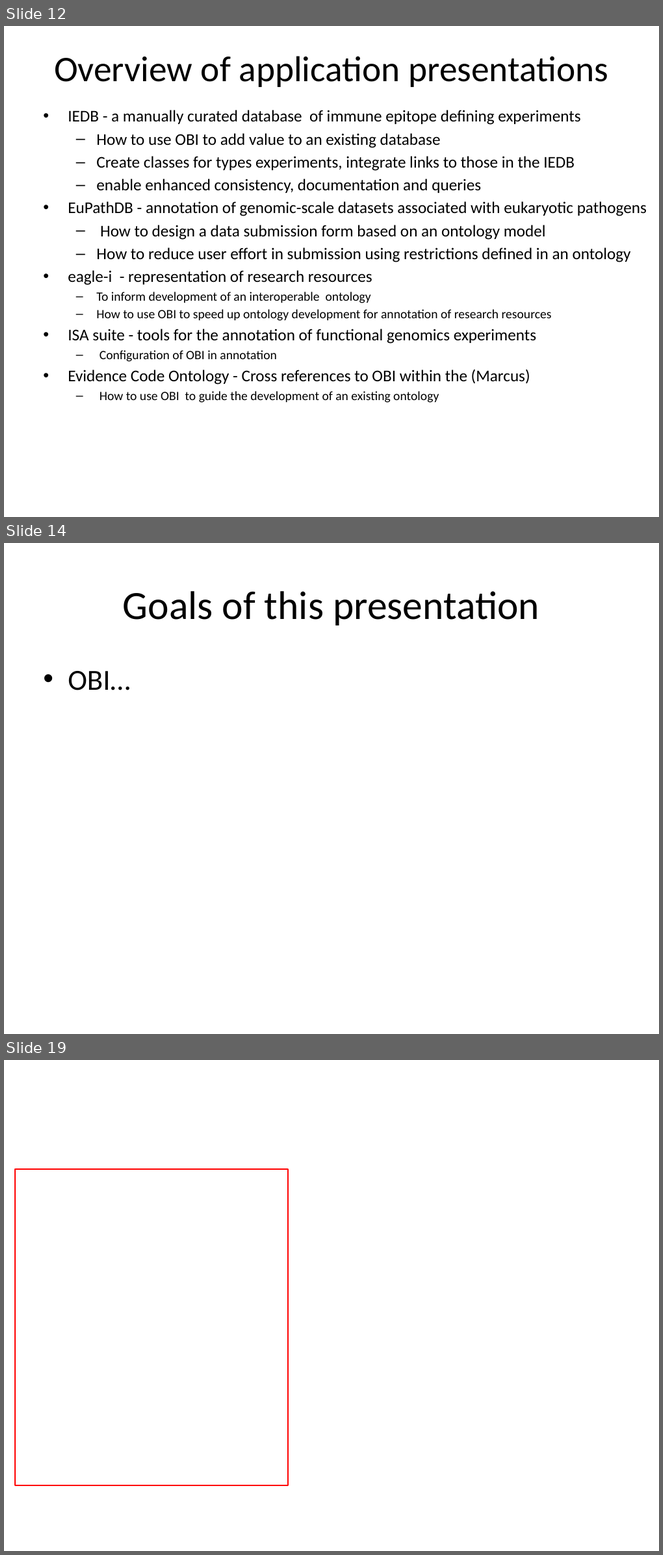
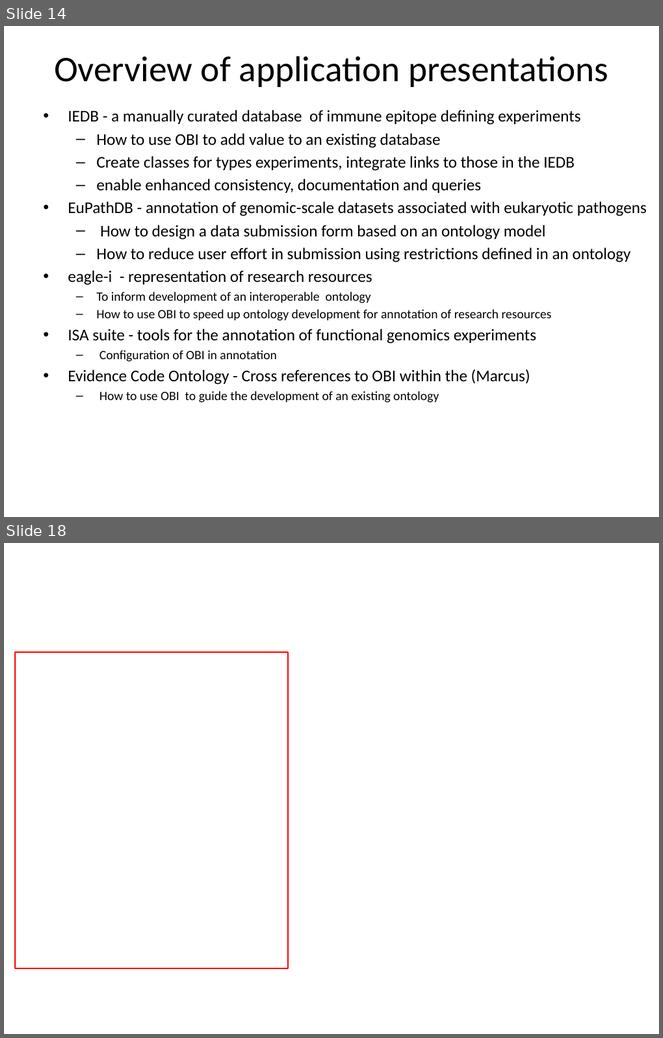
Before and after one commit to obi-ontology/obi-legacy-svn, a slide deck: trunk/docs/presentations/OBI tutorial July 2011 ICBO/OBI overview and IEDB.pptx. Shown one above the other, each under a label of ours: slides 12, 14 and 19 before the commit, slides 14 and 18 after it; the slides between them are not shown. The pictures are 663x1555 and 663x1038 pixels, drawn with LibreOffice and Linux fonts; fonts in the diff are those of the drawing; background and template pictures are left out. Boxes give left, top, right and bottom in pixels: in the first picture for what was removed or moved away, otherwise in the second. Text is boxed around its words. In the diff, an @@ line names an element or a change of style, - is before the commit and + after.

```diff
--- a/trunk/docs/presentations/OBI tutorial July 2011 ICBO/OBI overview and IEDB.pptx
+++ b/trunk/docs/presentations/OBI tutorial July 2011 ICBO/OBI overview and IEDB.pptx
@@ slide 14 removed at bbox=[4, 543, 659, 1034], background #FFFFFF @@
@@ title removed at bbox=[123, 591, 540, 626] @@
-Goals of this presentation
@@ text removed at bbox=[68, 671, 130, 691] @@
-• OBI…
@@ what was slide 12 is now slide 14 @@
@@ what was slide 19 is now slide 18 @@
```
Also in this commit, not shown: 3 slides changed, 6 slides added, 4 other slides removed.
